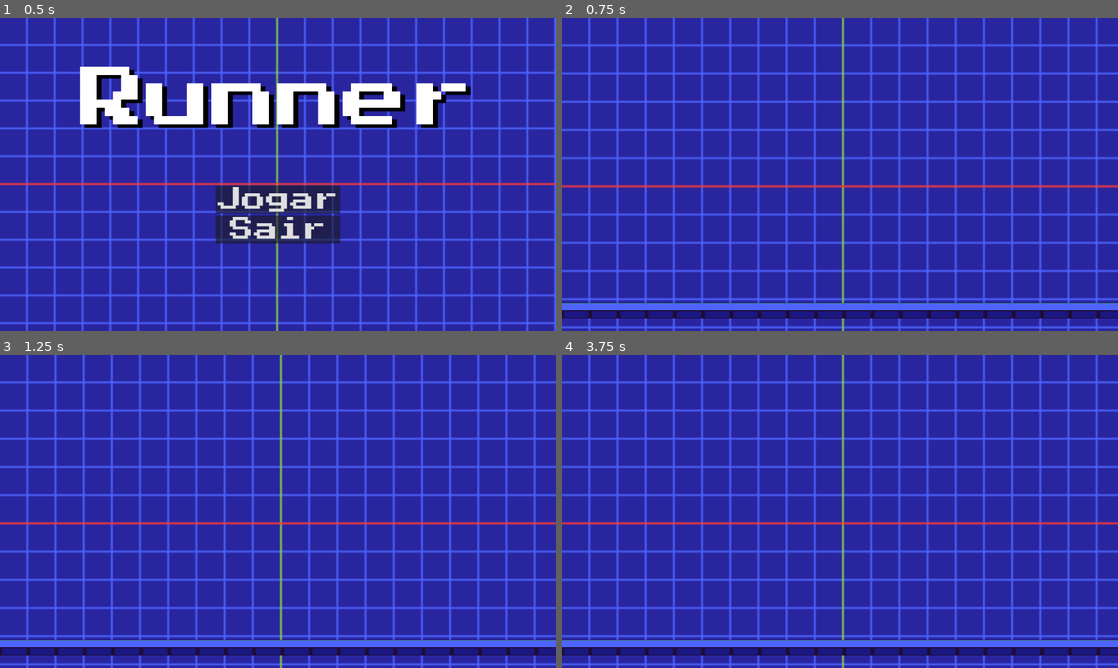
Above: before the commit, frames 1-4 (two rows, left to right).
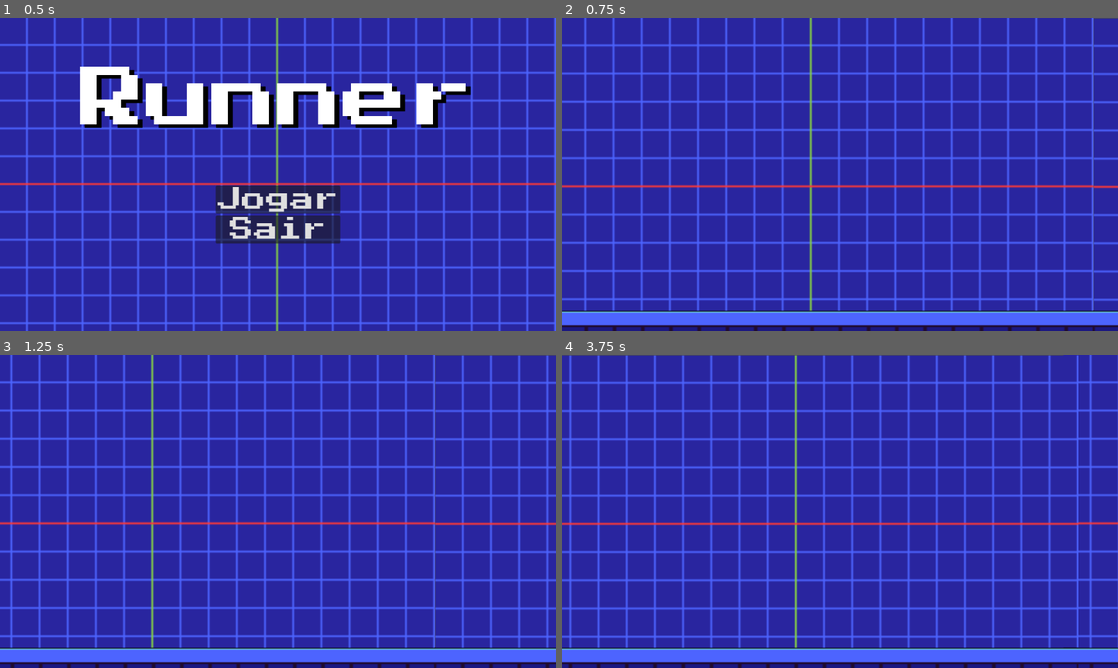
Above: after the commit, the same moments.

Repository: Samis-1/Runner
Game: Godot game, scene res://menu.tscn
Same seed, same stepped clock (60 frames per second), same inputs: the game is played once before the commit and once after it.
Inputs:
- Up to frame 1 (0.5 s): no input
- Up to frame 2 (0.75 s): click "Jogar" at 0.5 s
- Up to frame 3 (1.25 s): no input
- Up to frame 4 (3.75 s): no input

Frame 1 is identical in both runs. In frame 2, 24% of the frame differs, in the area x 0-100%, y 0-100%; in frame 3, 26%; in frame 4, 30%.

Commit message:
Fundo do jogo

Diff:
--- /dev/null
+++ b/jogo.gd
@@ -0,0 +1,21 @@
+extends Node2D
+
+@export var velocidade: int
+func _ready() -> void:
+	velocidade = 400
+
+func _process(delta: float) -> void:
+
+	$Fundo.position.x -= velocidade*delta
+	$Fundo2.position.x -= velocidade*delta
+	if $Fundo.position.x < -1152:
+		$Fundo.position.x = 1152
+	if $Fundo2.position.x < -1152:
+		$Fundo2.position.x = 1152
+
+	$Chão.position.x -= velocidade*delta
+	$Chão2.position.x -= velocidade*delta
+	if $Chão.position.x < -1152:
+		$Chão.position.x = 1152
+	if $Chão2.position.x < -1152:
+		$Chão2.position.x = 1152
--- a/jogo.tscn
+++ b/jogo.tscn
@@ -1,12 +1,14 @@
 [gd_scene format=3 uid="uid://c30q2pg4uaasw"]
 
 [ext_resource type="Texture2D" uid="uid://bs6cjr3ujv4tl" path="res://Assets Godot Runner/Assets Godot Runner/background.png" id="1_evvns"]
+[ext_resource type="Script" uid="uid://by712q4hs4reh" path="res://jogo.gd" id="1_yq54j"]
 [ext_resource type="Texture2D" uid="uid://cttdpgdvfy2xu" path="res://Assets Godot Runner/Assets Godot Runner/foreground.png" id="2_yq54j"]
 
 [sub_resource type="RectangleShape2D" id="RectangleShape2D_1ap6j"]
-size = Vector2(1295, 35)
+size = Vector2(1295, 30.5)
 
 [node name="Jogo" type="Node2D" unique_id=1032477335]
+script = ExtResource("1_yq54j")
 
 [node name="Fundo" type="Sprite2D" parent="." unique_id=664587866]
 scale = Vector2(3.65, 3.65)
@@ -14,20 +16,26 @@
 centered = false
 
 [node name="Fundo2" type="Sprite2D" parent="." unique_id=951377494]
+position = Vector2(1169, 1)
+scale = Vector2(3.65, 3.65)
+texture = ExtResource("1_evvns")
 centered = false
 
 [node name="Chão" type="Sprite2D" parent="." unique_id=780510831]
 position = Vector2(0, 574)
-scale = Vector2(3.6562498, 1)
+scale = Vector2(3.656, 2)
 texture = ExtResource("2_yq54j")
 centered = false
 
 [node name="Chão2" type="Sprite2D" parent="." unique_id=634590183]
+position = Vector2(1167.0001, 574)
+scale = Vector2(3.656, 2)
+texture = ExtResource("2_yq54j")
 centered = false
 
 [node name="Chão_Fisico" type="StaticBody2D" parent="." unique_id=682890929]
 position = Vector2(15, -1)
 
 [node name="Corpo_chão" type="CollisionShape2D" parent="Chão_Fisico" unique_id=850778945]
-position = Vector2(630, 640)
+position = Vector2(637, 653.25)
 shape = SubResource("RectangleShape2D_1ap6j")
Not shown, added: jogo.gd.uid
